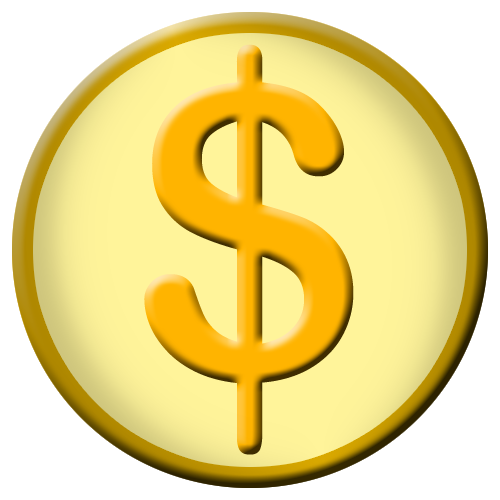
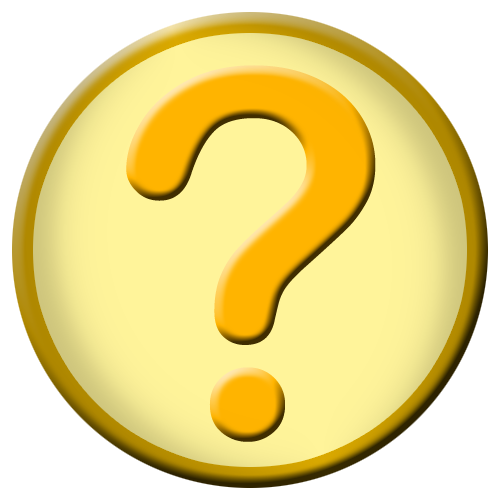
Before/after of a (500, 500) layered artwork. What changed in the layer stack:
hid "$ Kopie" over [left=12, top=12, right=488, bottom=488]
showed "? Kopie" over [left=12, top=12, right=488, bottom=488]
hid "Ebene 3" over [left=12, top=12, right=488, bottom=488]
